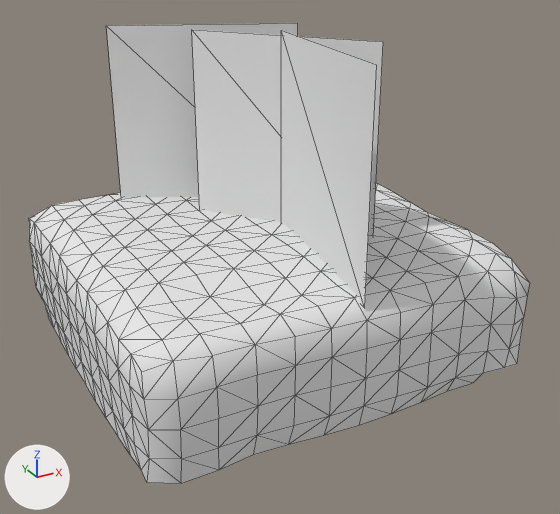
Two versions of the OBJ model Assets/Models/Tile.obj, one commit apart.
Both versions are drawn from a camera (50 mm lens) standing at (-1.71, -3.31, 2.08) and looking at (0.02, -0.16, 0.51). The lights are fixed; the arrows at lower left show +X, +Y and +Z. Mesh edges are drawn as thin lines. Where no turn or scale is listed for an object, it has been applied to the vertices.

Script lines for the objects in view, before the commit:
```python
me_tile = bpy.data.meshes.new('Tile')
me_tile.from_pydata(...)  # 304 vertices, 530 faces; spans x -1.0..0.99, y -1.01..1.0, z 0.0..1.59
me_tile.materials.append(mat_phong1sg)  # white #e7e7e7
ob_tile = bpy.data.objects.new('Tile', me_tile)
ob_tile.location = (0.0, 0.0, 0.0)
```
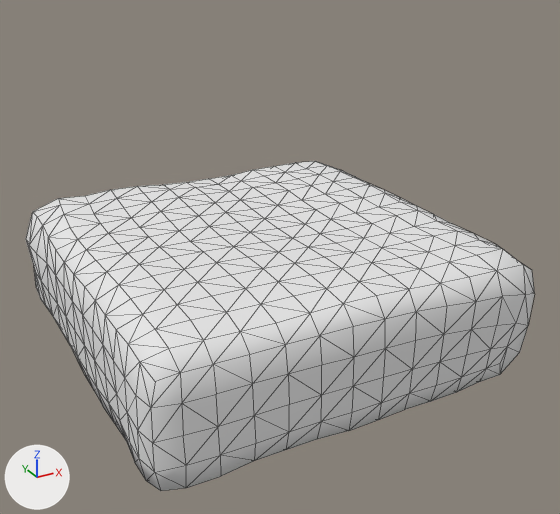
Pixel boxes [x1, y1, x2, y2] of what changed, in the pictures (560 x 514 px):
```json
{"object": "Tile", "change": "reshaped", "before": [28, 23, 530, 483], "after": [26, 161, 535, 491], "on screen": "28% shorter"}
{"part": 1, "of": "me_tile", "change": "rebuilt", "before": [28, 183, 530, 483], "after": [26, 161, 535, 491], "on screen": "10% taller"}
{"part": 2, "of": "me_tile", "change": "deleted", "before": [281, 30, 377, 308]}
{"part": 3, "of": "me_tile", "change": "deleted", "before": [106, 23, 298, 198]}
{"part": 4, "of": "me_tile", "change": "deleted", "before": [192, 29, 383, 236]}
```

Scene script edits in JSON lines:
```json
{"block": "me_tile", "where": "# used by ob_tile; location = (0.0, 0.0, 0.0)"}
{"op": "remove", "block": "me_tile", "code": "me_tile.from_pydata(...)  # 304 vertices, 530 faces; spans x -1.0..0.99, y -1.01..1.0, z 0.0..1.59"}
{"op": "add", "block": "me_tile", "code": "me_tile.from_pydata(...)  # 373 vertices, 687 faces; spans x -1.02..1.0, y -1.0..1.0, z 0.0..0.63"}
{"block": "me_tile", "change": "me_tile part 1: the loose piece of 292 vertices spanning x -1.0..0.99, y -1.01..1.0, z 0.0..0.63 is rebuilt with 373 vertices and now spans x -1.02..1.0, y -1.0..1.0, z 0.0..0.63"}
{"block": "me_tile", "change": "me_tile part 2: the loose piece of 4 vertices spanning x -0.01..0.14, y -0.96..0.03, z 0.59..1.59 is deleted"}
{"block": "me_tile", "change": "me_tile part 3: the loose piece of 4 vertices spanning x -0.48..0.43, y 0.39..0.79, z 0.56..1.56 is deleted"}
{"block": "me_tile", "change": "me_tile part 4: the loose piece of 4 vertices spanning x -0.16..0.44, y -0.38..0.43, z 0.56..1.56 is deleted"}
```
